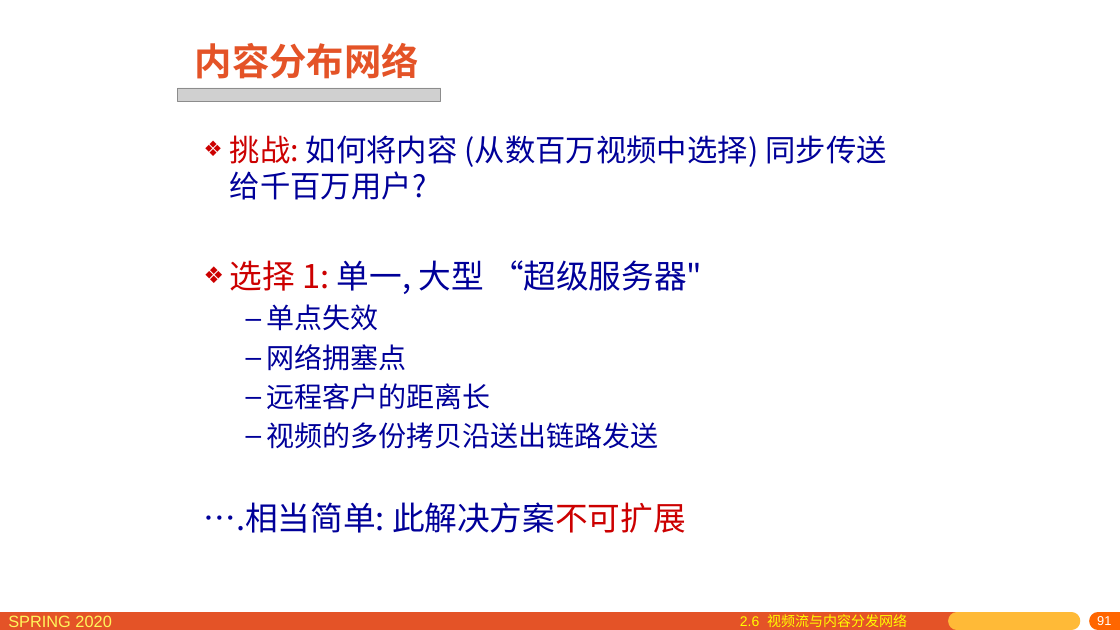
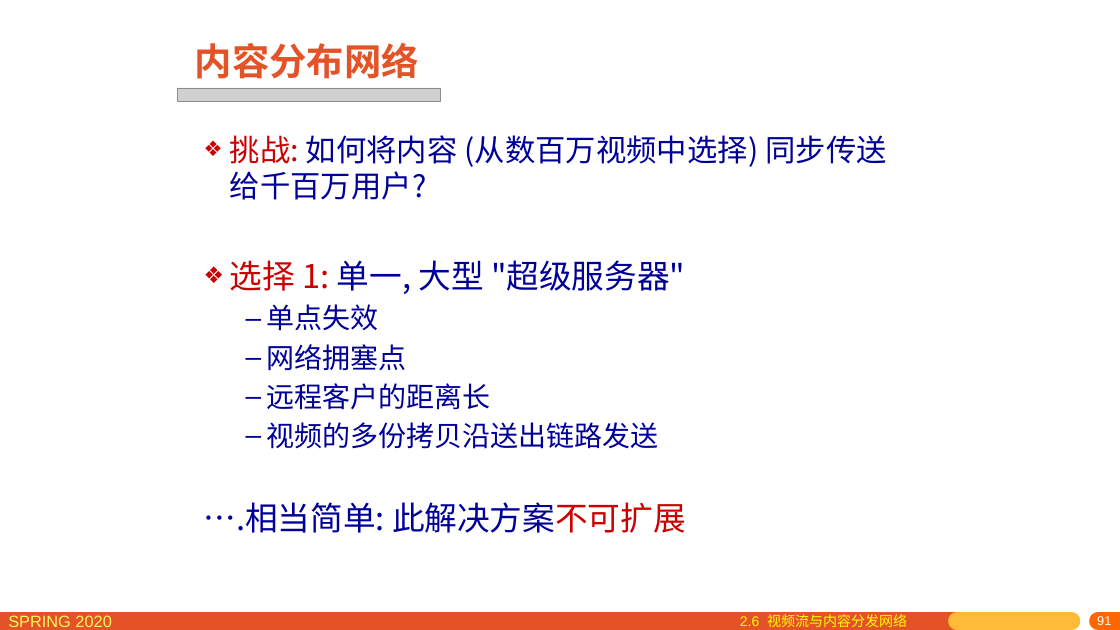
Before and after one commit to network-distributed/presentations, a slide deck: slide 91 of chapter2_cn.pptx. Drawn at 1120x630 pixels with LibreOffice and Linux fonts; fonts in the diff are those of the drawing; grey boxes stand for pictures. Boxes give left, top, right and bottom in pixels: in the first picture for what was removed or moved away, otherwise in the second. Text is boxed around its words. In the diff, an @@ line names an element or a change of style, - is before the commit and + after.

```diff
--- a/chapter2_cn.pptx
+++ b/chapter2_cn.pptx
@@ text at [230,260,685,294]: text changed @@
-❖ 选择 1: 单一, 大型 “超级服务器"
+❖ 选择 1: 单一, 大型 "超级服务器"
```
Also in this commit, not shown: 15 other slides changed, 1 other file.
